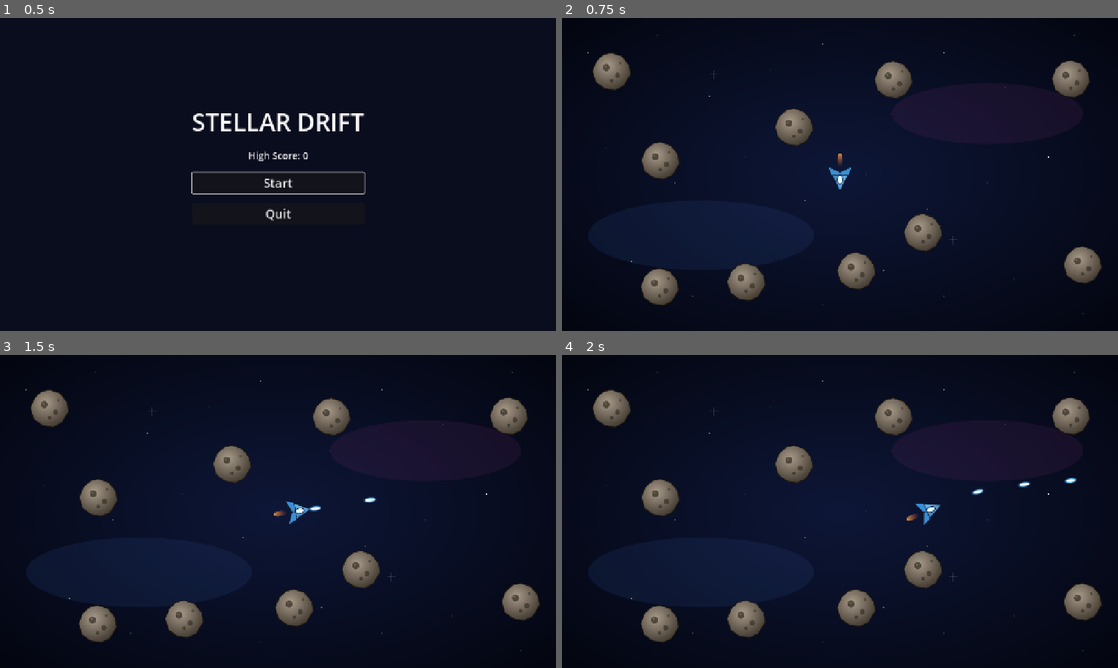
Above: before the commit, frames 1-4 (two rows, left to right).
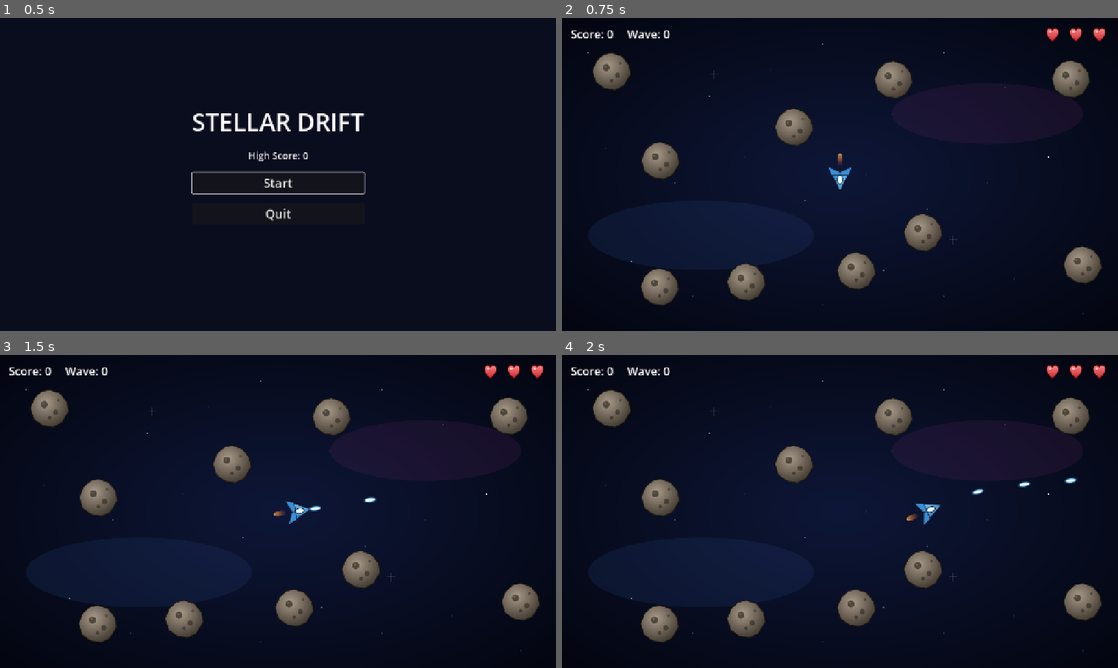
Above: after the commit, the same moments.

Repository: carlomigueldy/stellar-drift
Game: Godot game, scene res://main.tscn
The game is run twice, just before and just after one commit, with the same random seed, the same clock (stepped at 60 frames per second) and the same inputs.
Inputs (mouse positions are in pixels of both pictures, inside the frame that each line leads up to):
- Up to frame 1 (0.5 s): no input
- Up to frame 2 (0.75 s): click "Start" at 0.5 s
- Up to frame 3 (1.5 s): tap Enter at 1.25 s; move the mouse to (400, 495) at 1.27 s; press the mouse at (400, 495) at 1.28 s; hold D (move_right) from 1.28 s (still down)
- Up to frame 4 (2 s): keep holding D (move_right)

Frame 1 is identical in both runs. In frame 2, 0.5% of the frame differs, in the area x 1-98%, y 3-8%; in frame 3, 0.5%; in frame 4, 0.5%.

Commit message:
feat: HUD with score, wave, and heart-based health display

Diff:
--- a/scenes/game/Game.tscn
+++ b/scenes/game/Game.tscn
@@ -1,9 +1,10 @@
-[gd_scene load_steps=9 format=3]
+[gd_scene load_steps=10 format=3]
 
 [ext_resource type="Script" path="res://scripts/Game.gd" id="1_game"]
 [ext_resource type="Texture2D" path="res://assets/sprites/bg.svg" id="2_bg"]
 [ext_resource type="PackedScene" path="res://scenes/actors/Player.tscn" id="3_player"]
 [ext_resource type="PackedScene" path="res://scenes/actors/Asteroid.tscn" id="4_ast"]
+[ext_resource type="PackedScene" path="res://scenes/ui/HUD.tscn" id="5_hud"]
 
 [sub_resource type="RectangleShape2D" id="RectShapeTop"]
 size = Vector2(1300, 20)
@@ -53,3 +54,5 @@
 
 [node name="Player" parent="." instance=ExtResource("3_player")]
 position = Vector2(640, 360)
+
+[node name="HUD" parent="." instance=ExtResource("5_hud")]
--- /dev/null
+++ b/scenes/ui/HUD.tscn
@@ -0,0 +1,44 @@
+[gd_scene load_steps=3 format=3]
+
+[ext_resource type="Script" path="res://scripts/HUD.gd" id="1_hud"]
+[ext_resource type="Texture2D" path="res://assets/sprites/heart.svg" id="2_heart"]
+
+[node name="HUD" type="CanvasLayer"]
+script = ExtResource("1_hud")
+heart_texture = ExtResource("2_heart")
+
+[node name="Root" type="Control" parent="."]
+anchors_preset = 15
+anchor_right = 1.0
+anchor_bottom = 1.0
+mouse_filter = 2
+
+[node name="TopLeft" type="HBoxContainer" parent="Root"]
+offset_left = 20.0
+offset_top = 14.0
+offset_right = 600.0
+offset_bottom = 60.0
+theme_override_constants/separation = 32
+
+[node name="Score" type="Label" parent="Root/TopLeft"]
+text = "Score: 0"
+theme_override_font_sizes/font_size = 26
+
+[node name="Wave" type="Label" parent="Root/TopLeft"]
+text = "Wave: 0"
+theme_override_font_sizes/font_size = 26
+
+[node name="TopRight" type="Control" parent="Root"]
+anchor_left = 1.0
+anchor_right = 1.0
+offset_left = -260.0
+offset_top = 14.0
+offset_right = -20.0
+offset_bottom = 60.0
+mouse_filter = 2
+
+[node name="Hearts" type="HBoxContainer" parent="Root/TopRight"]
+anchor_right = 1.0
+anchor_bottom = 1.0
+alignment = 2
+theme_override_constants/separation = 8
--- /dev/null
+++ b/scripts/HUD.gd
@@ -0,0 +1,32 @@
+extends CanvasLayer
+
+@onready var score_label: Label = $Root/TopLeft/Score
+@onready var wave_label: Label = $Root/TopLeft/Wave
+@onready var hearts: HBoxContainer = $Root/TopRight/Hearts
+
+@export var heart_texture: Texture2D
+
+func _ready() -> void:
+	GameState.score_changed.connect(_on_score_changed)
+	GameState.wave_changed.connect(_on_wave_changed)
+	GameState.player_hp_changed.connect(_on_hp_changed)
+	_on_score_changed(GameState.score)
+	_on_wave_changed(GameState.wave)
+	_on_hp_changed(3)
+
+func _on_score_changed(s: int) -> void:
+	score_label.text = "Score: %d" % s
+
+func _on_wave_changed(w: int) -> void:
+	wave_label.text = "Wave: %d" % w
+
+func _on_hp_changed(hp: int) -> void:
+	for c in hearts.get_children():
+		c.queue_free()
+	for i in hp:
+		var tr := TextureRect.new()
+		tr.texture = heart_texture
+		tr.custom_minimum_size = Vector2(36, 36)
+		tr.expand_mode = TextureRect.EXPAND_FIT_WIDTH_PROPORTIONAL
+		tr.stretch_mode = TextureRect.STRETCH_KEEP_ASPECT_CENTERED
+		hearts.add_child(tr)
